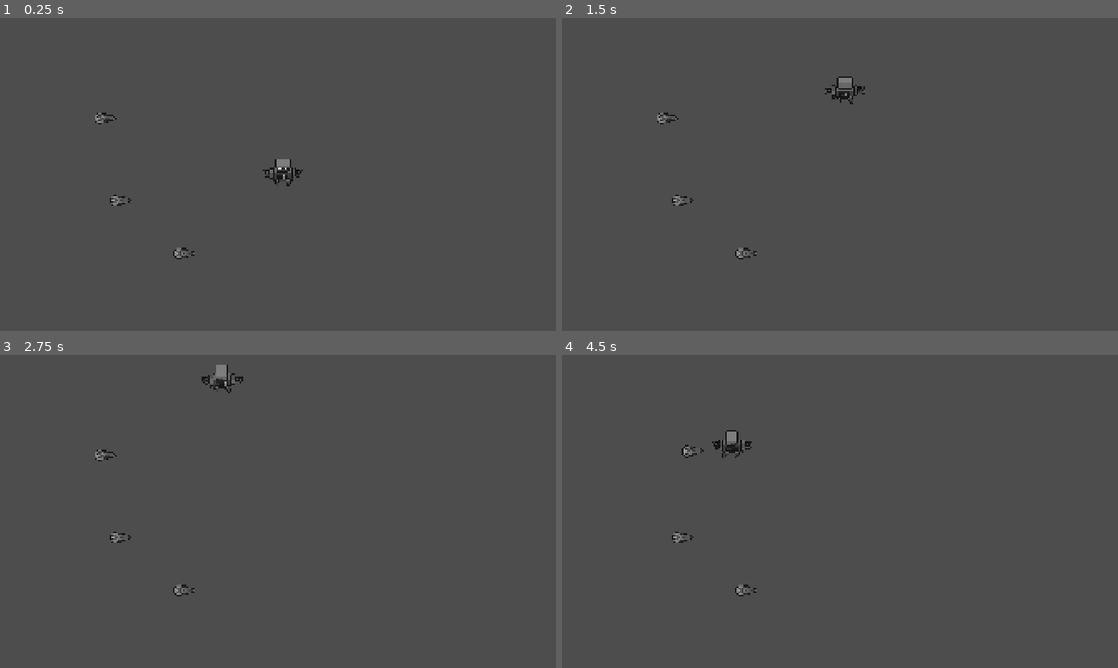
Above: before the commit, frames 1-4 (two rows, left to right).
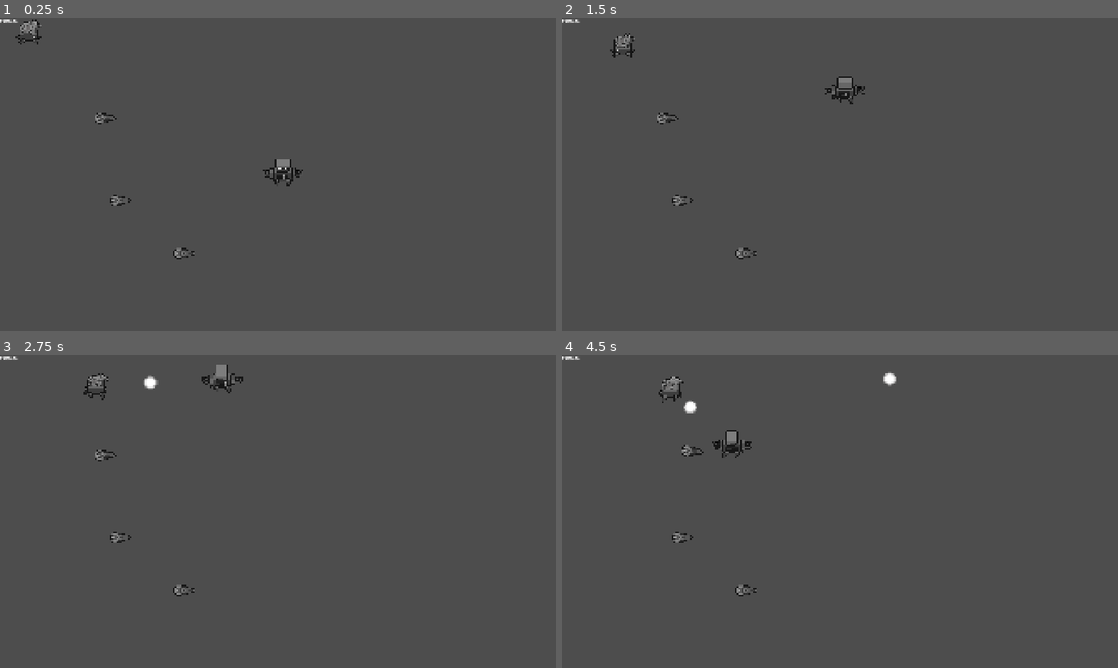
Above: after the commit, the same moments.

Repository: 20akshay00/CogInTheMachine
Game: Godot game, scene res://scenes/world.tscn
Two runs of this game, one before a commit and one after it. Both use one fixed random seed, a clock stepped at 60 frames per second and the inputs below.
Inputs (mouse positions are in pixels of both pictures, inside the frame that each line leads up to):
- Up to frame 1 (0.25 s): no input
- Up to frame 2 (1.5 s): move the mouse to (745, 252) at 0.52 s; press the mouse at (745, 252) at 0.53 s; hold W (up) from 0.53 s (still down); right-click (745, 252) at 0.8 s; move the mouse to (667, 118) at 1.27 s; release the mouse at (667, 118) at 1.28 s; right-click (667, 118) at 1.35 s
- Up to frame 3 (2.75 s): click (105, 455) at 1.55 s; move the mouse to (122, 536) at 2.02 s; release W (up) at 2.03 s; press the mouse at (122, 536) at 2.03 s; hold A (left) from 2.03 s (still down); right-click (122, 536) at 2.3 s
- Up to frame 4 (4.5 s): move the mouse to (867, 511) at 2.77 s; release the mouse at (867, 511) at 2.78 s; right-click (867, 511) at 2.85 s; click (867, 511) at 3.05 s; move the mouse to (756, 433) at 3.52 s; release A (left) at 3.53 s; hold S (down) 3.53-4.28 s; hold Right mouse button (attack_right_arm) 3.53-4.28 s; tap Space (switch_mode) at 3.6 s; move the mouse to (962, 495) at 4.27 s; hold D (right) from 4.28 s (still down); click (962, 495) at 4.35 s

The runs differ from the first frame. In frame 1, 0.2% of the frame differs, in the area x 0-8%, y 0-9%; in frame 2, 0.2%; in frame 3, 0.3%; in frame 4, 0.4%, in the area x 0-61%, y 0-33%.

Commit message:
add scrap bot

Diff:
--- /dev/null
+++ b/assets/shaders/flash.gdshader
@@ -0,0 +1,8 @@
+shader_type canvas_item;
+
+uniform float flash_intensity : hint_range(0, 1) = 0.0;
+
+void fragment() {
+    vec4 color = texture(TEXTURE, UV);
+    COLOR = vec4(mix(color.rgb, vec3(1.0), flash_intensity), color.a);
+}
--- a/project.godot
+++ b/project.godot
@@ -20,6 +20,7 @@
 window/size/viewport_width=1920
 window/size/viewport_height=1080
 window/stretch/mode="canvas_items"
+mouse_cursor/custom_image="uid://dxnnosx30t7t1"
 
 [global_group]
 
@@ -104,6 +105,14 @@
 ]
 }
 
+[layer_names]
+
+2d_physics/layer_1="Player"
+2d_physics/layer_2="Parts"
+2d_physics/layer_3="Scrapbots"
+2d_physics/layer_4="Environment"
+2d_physics/layer_5="Scrap"
+
 [physics]
 
 3d/physics_engine="Jolt Physics"
--- a/scenes/flameball.tscn
+++ b/scenes/flameball.tscn
@@ -62,6 +62,7 @@
 radius = 18.027756
 
 [node name="Flameball" type="Area2D" unique_id=1344423761]
+collision_mask = 5
 script = ExtResource("1_6ny8y")
 
 [node name="AnimatedSprite2D" type="AnimatedSprite2D" parent="." unique_id=97548118]
@@ -76,3 +77,5 @@
 [node name="Timer" type="Timer" parent="." unique_id=534827314]
 wait_time = 5.0
 one_shot = true
+
+[connection signal="area_entered" from="." to="." method="_on_area_entered"]
--- /dev/null
+++ b/scenes/hitbox.tscn
@@ -0,0 +1,8 @@
+[gd_scene format=3 uid="uid://kx7tq5qqnfno"]
+
+[ext_resource type="Script" uid="uid://dg8ddrji2p7q1" path="res://scripts/hitbox.gd" id="1_0vdsg"]
+
+[node name="Hitbox" type="Area2D" unique_id=923278192]
+collision_layer = 4
+collision_mask = 0
+script = ExtResource("1_0vdsg")
--- /dev/null
+++ b/scenes/projectile_variant_1.tscn
@@ -0,0 +1,22 @@
+[gd_scene format=3 uid="uid://dypm38oh11pqx"]
+
+[ext_resource type="Script" uid="uid://b242jcfelurm1" path="res://scripts/projectile_variant_1.gd" id="1_7v46p"]
+[ext_resource type="Texture2D" uid="uid://py533bi2bpno" path="res://assets/art/projectile_spritesheet_v1.png" id="2_6wefy"]
+
+[sub_resource type="CircleShape2D" id="CircleShape2D_c8fcr"]
+radius = 23.086792
+
+[node name="ProjectileVariant1" type="Area2D" unique_id=643401877]
+script = ExtResource("1_7v46p")
+
+[node name="Sprite2D" type="Sprite2D" parent="." unique_id=1401999053]
+scale = Vector2(3.5, 3.5)
+texture = ExtResource("2_6wefy")
+hframes = 2
+vframes = 2
+
+[node name="CollisionShape2D" type="CollisionShape2D" parent="." unique_id=693250380]
+shape = SubResource("CircleShape2D_c8fcr")
+
+[node name="Timer" type="Timer" parent="." unique_id=211098633]
+one_shot = true
--- /dev/null
+++ b/scenes/scrap.gd
@@ -0,0 +1,23 @@
+extends Area2D
+class_name Scrap
+
+var value: int = 1
+var _consumed: bool = false
+
+func consume() -> int:
+	if _consumed: return 0
+	_consumed = true
+
+	set_deferred("monitoring", false)
+	set_deferred("monitorable", false)
+
+	var tween = create_tween()
+	tween.tween_property(self, "modulate:a", 0.0, 0.4)
+	tween.tween_callback(queue_free)
+
+	return value
+
+func _on_body_entered(body: Node2D) -> void:
+	if body is Player:
+		body.collect_scrap(value)
+		consume()
--- /dev/null
+++ b/scenes/scrap.tscn
@@ -0,0 +1,21 @@
+[gd_scene format=3 uid="uid://dit1jnho2028h"]
+
+[ext_resource type="Script" uid="uid://c8aibd7o7ouob" path="res://scenes/scrap.gd" id="1_w44v5"]
+[ext_resource type="Texture2D" uid="uid://bhuc3jmgkdd3" path="res://assets/art/prototype_scraps_spritesheet_v3.png" id="1_wgfcx"]
+
+[sub_resource type="CircleShape2D" id="CircleShape2D_wgfcx"]
+radius = 24.020824
+
+[node name="Scrap" type="Area2D" unique_id=945725381]
+collision_layer = 16
+script = ExtResource("1_w44v5")
+
+[node name="Sprite2D" type="Sprite2D" parent="." unique_id=899993543]
+scale = Vector2(3.5, 3.5)
+texture = ExtResource("1_wgfcx")
+hframes = 4
+
+[node name="CollisionShape2D" type="CollisionShape2D" parent="." unique_id=20332870]
+shape = SubResource("CircleShape2D_wgfcx")
+
+[connection signal="body_entered" from="." to="." method="_on_body_entered"]
--- /dev/null
+++ b/scenes/scrap_bot.tscn
@@ -0,0 +1,40 @@
+[gd_scene format=3 uid="uid://co83mclp8nvh6"]
+
+[ext_resource type="Script" uid="uid://bpflghuqfok30" path="res://scripts/scrap_bot.gd" id="1_nfhjf"]
+[ext_resource type="Texture2D" uid="uid://din843em3i05s" path="res://assets/art/prototype_scrap_bot_spritesheet_v3.png" id="1_v4nj3"]
+[ext_resource type="PackedScene" uid="uid://dit1jnho2028h" path="res://scenes/scrap.tscn" id="2_lklk2"]
+[ext_resource type="PackedScene" uid="uid://dypm38oh11pqx" path="res://scenes/projectile_variant_1.tscn" id="2_m5x7h"]
+[ext_resource type="Shader" uid="uid://cwp1abw5dn1je" path="res://assets/shaders/flash.gdshader" id="4_x1kqi"]
+[ext_resource type="PackedScene" uid="uid://kx7tq5qqnfno" path="res://scenes/hitbox.tscn" id="5_xeykw"]
+
+[sub_resource type="ShaderMaterial" id="ShaderMaterial_bjg85"]
+shader = ExtResource("4_x1kqi")
+shader_parameter/flash_intensity = 0.0
+
+[sub_resource type="CircleShape2D" id="CircleShape2D_nfhjf"]
+radius = 35.014282
+
+[sub_resource type="CircleShape2D" id="CircleShape2D_xeykw"]
+radius = 34.0147
+
+[node name="ScrapBot" type="CharacterBody2D" unique_id=1842318705]
+collision_layer = 8
+collision_mask = 8
+script = ExtResource("1_nfhjf")
+projectile_scene = ExtResource("2_m5x7h")
+scrap_scene = ExtResource("2_lklk2")
+
+[node name="Sprite2D" type="Sprite2D" parent="." unique_id=311324283]
+material = SubResource("ShaderMaterial_bjg85")
+scale = Vector2(3.5, 3.5)
+texture = ExtResource("1_v4nj3")
+hframes = 9
+vframes = 4
+
+[node name="CollisionShape2D" type="CollisionShape2D" parent="." unique_id=1216242118]
+shape = SubResource("CircleShape2D_nfhjf")
+
+[node name="Hitbox" parent="." unique_id=923278192 instance=ExtResource("5_xeykw")]
+
+[node name="CollisionShape2D" type="CollisionShape2D" parent="Hitbox" unique_id=2074746955]
+shape = SubResource("CircleShape2D_xeykw")
--- a/scenes/world.tscn
+++ b/scenes/world.tscn
@@ -1,9 +1,28 @@
 [gd_scene format=3 uid="uid://daavq6gtbgm35"]
 
 [ext_resource type="PackedScene" uid="uid://dfy1a50hh2nvn" path="res://scenes/player.tscn" id="1_a02cp"]
+[ext_resource type="Script" uid="uid://c8jinok4hoijd" path="res://scripts/ui.gd" id="1_k0juu"]
+[ext_resource type="PackedScene" uid="uid://co83mclp8nvh6" path="res://scenes/scrap_bot.tscn" id="3_4wyf3"]
 [ext_resource type="PackedScene" uid="uid://y2lk4hqsaco" path="res://scenes/flamethrower_part.tscn" id="3_5a7ea"]
 
 [node name="World" type="Node2D" unique_id=1477460474]
+
+[node name="UI" type="CanvasLayer" parent="." unique_id=2086481064]
+script = ExtResource("1_k0juu")
+
+[node name="ScrapBar" type="TextureProgressBar" parent="UI" unique_id=367400674]
+offset_right = 40.0
+offset_bottom = 40.0
+
+[node name="LevelLabel" type="Label" parent="UI" unique_id=955043520]
+offset_right = 40.0
+offset_bottom = 23.0
+
+[node name="PowerLabel" type="Label" parent="UI" unique_id=1438134126]
+offset_right = 40.0
+offset_bottom = 23.0
+
+[node name="Scraps" type="Node2D" parent="." unique_id=2073898729]
 
 [node name="FlamethrowerPart" parent="." unique_id=266467883 instance=ExtResource("3_5a7ea")]
 position = Vector2(635, 812)
@@ -16,3 +35,6 @@
 
 [node name="Player" parent="." unique_id=1944946535 instance=ExtResource("1_a02cp")]
 position = Vector2(976, 526)
+
+[node name="ScrapBot" parent="." unique_id=1842318705 instance=ExtResource("3_4wyf3")]
+position = Vector2(73, 35)
--- a/scripts/ARM/flameball.gd
+++ b/scripts/ARM/flameball.gd
@@ -3,6 +3,7 @@
 var speed: float = 0.0
 var dying: bool = false
 
+var damage: int = 1
 @onready var anim: AnimatedSprite2D = $AnimatedSprite2D
 @onready var timer: Timer = $Timer
 
@@ -22,3 +23,9 @@
 func _on_anim_finished() -> void:
 	if anim.animation == "death":
 		queue_free()
+
+func _on_area_entered(area: Area2D) -> void:
+	if area is Hitbox:
+		area.take_damage(damage)
+		timer.stop()
+		_on_timeout()
--- a/scripts/ARM/flamethrower_part.gd
+++ b/scripts/ARM/flamethrower_part.gd
@@ -6,6 +6,7 @@
 @export var projectile_duration: float = 0.75
 @export var fire_rate: float = 0.5
 @export var barrel_length: float = 50.0
+@export var damage: int = 1
 
 @onready var fire_timer: Timer = $Timer
 
@@ -19,6 +20,7 @@
 
 	fire_timer.start()
 	var p = flameball_scene.instantiate()
+	p.damage = damage
 	get_tree().current_scene.add_child(p)
 
 	p.global_transform = global_transform
--- /dev/null
+++ b/scripts/hitbox.gd
@@ -0,0 +1,5 @@
+extends Area2D
+class_name Hitbox
+
+func take_damage(damage: int) -> void:
+	get_parent().take_damage(damage)
--- a/scripts/player.gd
+++ b/scripts/player.gd
@@ -1,11 +1,17 @@
 extends CharacterBody2D
 class_name Player
+
+signal stats_changed(current_scrap, goal_scrap, level, power)
+
+@export var power: int = 10
+@export var scrap_count: int = 0
+@export var upgrade_level: int = 0
+@export var scrap_to_level: int = 50
 
 @export var CONTROLLER_MODE = false
 @export var speed: float = 300.0
 @export var rotation_speed: float = 20.0
-@export var rotation_steps: int = 8
-@export var power: int = 10
+@export var rotation_steps: int = 16
 
 @onready var L_ARM: Node2D = $"L-ARM"
 @onready var R_ARM: Node2D = $"R-ARM"
@@ -20,6 +26,9 @@
 
 # closest part (or the one selected with mouse)
 var active_target: ARMPart = null
+
+func _ready() -> void:
+	stats_changed.emit(scrap_count, scrap_to_level, upgrade_level, power)
 
 func _physics_process(_delta: float) -> void:
 	velocity = Input.get_vector("left", "right", "up", "down") * speed
@@ -106,6 +115,18 @@
 	L_ARM.rotation = lerp_angle(L_ARM.rotation, round(l_target/step)*step, rotation_speed * delta)
 	R_ARM.rotation = lerp_angle(R_ARM.rotation, round(r_target/step)*step, rotation_speed * delta)
 
+func collect_scrap(amount: int) -> void:
+	scrap_count += amount
+	if scrap_count >= scrap_to_level:
+		_level_up()
+	stats_changed.emit(scrap_count, scrap_to_level, upgrade_level, power)
+
+func _level_up() -> void:
+	scrap_count -= scrap_to_level
+	upgrade_level += 1
+	power += 2
+	scrap_to_level = int(scrap_to_level * 1.2)
+
 func _on_pickup_area_area_entered(area: Area2D) -> void:
 	if area is ARMPart: area.on_entered_pickup_range()
 
--- /dev/null
+++ b/scripts/projectile_variant_1.gd
@@ -0,0 +1,21 @@
+extends Area2D
+
+var speed: float = 0.0
+var dying: bool = false
+
+@onready var timer: Timer = $Timer
+
+func _ready() -> void:
+	timer.timeout.connect(_on_timeout)
+
+func _process(delta: float) -> void:
+	if dying: return
+	global_position += Vector2.RIGHT.rotated(global_rotation) * speed * delta
+
+func _on_timeout() -> void:
+	if dying: return
+	dying = true
+
+	var tween = create_tween()
+	tween.tween_property(self, "modulate:a", 0.0, 0.3)
+	tween.tween_callback(queue_free)
--- /dev/null
+++ b/scripts/scrap_bot.gd
@@ -0,0 +1,107 @@
+extends CharacterBody2D
+class_name ScrapBot
+
+@export_range(0, 2) var variant: int = 0
+@export var speed: float = 120.0
+@export var stop_distance: float = 250.0
+@export var walk_animation_speed: float = 10.0
+@export var health: int = 3
+
+@export var projectile_scene: PackedScene
+@export var scrap_scene: PackedScene
+
+@onready var sprite: Sprite2D = $Sprite2D
+@onready var player: Player = get_tree().get_first_node_in_group("Player")
+
+var _walk_anim_timer: float = 0.0
+var _step_timer: float = 0.0
+var _fire_timer: float = 2.0
+var _is_stepping: bool = false
+var _scurry_dir: Vector2 = Vector2.ZERO
+var _is_dying: bool = false # FIXED: Was true in your snippet
+
+func _physics_process(delta: float) -> void:
+	if not player or _is_dying: return # FIXED: Guard added
+
+	_handle_robotic_movement(delta)
+	_handle_shooting(delta)
+	_play_walk_animation(delta)
+
+func _handle_robotic_movement(delta: float) -> void:
+	_step_timer -= delta
+	var dist = global_position.distance_to(player.global_position)
+
+	if _step_timer <= 0:
+		_is_stepping = !_is_stepping
+		_step_timer = randf_range(0.5, 1.0) if _is_stepping else 0.3
+
+		if _is_stepping and dist <= stop_distance:
+			var to_player = global_position.direction_to(player.global_position)
+			var angle_offset = randf_range(PI/3, PI) * (1 if randf() > 0.5 else -1)
+			_scurry_dir = to_player.rotated(angle_offset)
+
+	if _is_stepping:
+		if dist > stop_distance:
+			velocity = global_position.direction_to(player.global_position) * speed
+		else:
+			velocity = _scurry_dir * (speed * 0.8)
+	else:
+		velocity = velocity.move_toward(Vector2.ZERO, speed * 6 * delta)
+
+	move_and_slide()
+
+func _handle_shooting(delta: float) -> void:
+	_fire_timer -= delta
+	if _fire_timer <= 0:
+		_fire_timer = randf_range(2.0, 4.0)
+		_shoot()
+
+func _shoot() -> void:
+	if not projectile_scene: return
+	var p = projectile_scene.instantiate()
+	get_tree().current_scene.add_child(p)
+	p.global_position = global_position
+	p.global_rotation = global_position.direction_to(player.global_position).angle()
+	if "speed" in p: p.speed = 350.0
+
+func _play_walk_animation(delta: float) -> void:
+	var col: int = 0
+	if velocity.length() > 10.0:
+		_walk_anim_timer += delta * walk_animation_speed
+		col = 1 + (int(_walk_anim_timer) % 3)
+	else:
+		col = 0
+		_walk_anim_timer = 0.0
+
+	sprite.frame = (variant * sprite.hframes) + col
+
+func take_damage(amount: int) -> void:
+	if _is_dying: return
+	health -= amount
+	_hit_animation()
+	if health <= 0: _die()
+
+func _hit_animation() -> void:
+	var tween = create_tween()
+	sprite.material.set_shader_parameter("flash_intensity", 1.0)
+	tween.tween_property(sprite.material, "shader_parameter/flash_intensity", 0.0, 0.3)
+
+func _die() -> void:
+	_is_dying = true
+	velocity = Vector2.ZERO
+	collision_layer = 0
+	collision_mask = 0
+
+	await _play_death_animation()
+
+	if scrap_scene:
+		var s = scrap_scene.instantiate()
+		get_tree().current_scene.get_node("Scraps").add_child(s)
+		s.global_position = global_position
+
+	queue_free()
+
+func _play_death_animation() -> void:
+	for i in range(3, 9):
+		sprite.frame = (variant * sprite.hframes) + i
+		await get_tree().create_timer(0.2).timeout
--- /dev/null
+++ b/scripts/ui.gd
@@ -0,0 +1,16 @@
+extends CanvasLayer
+
+@onready var scrap_bar: TextureProgressBar = $ScrapBar
+@onready var level_label: Label = $LevelLabel
+@onready var power_label: Label = $PowerLabel
+
+func _ready() -> void:
+	var player = get_tree().get_first_node_in_group("Player")
+	if player:
+		player.stats_changed.connect(_on_player_stats_changed)
+
+func _on_player_stats_changed(current_scrap, goal_scrap, level, power) -> void:
+	scrap_bar.max_value = goal_scrap
+	scrap_bar.value = current_scrap
+	level_label.text = "LVL: " + str(level)
+	power_label.text = "PWR: " + str(power)
Binary file changed: assets/art/prototype_scrap_bot_spritesheet_v3.png
Binary file added: assets/art/ui/prototype_UI_background_v1.png
Not shown, added: assets/art/ui/prototype_UI_background_v1.png.import
Binary file added: assets/art/ui/prototype_UI_health_pipe_v1.png
Not shown, added: assets/art/ui/prototype_UI_health_pipe_v1.png.import
Binary file added: assets/art/ui/prototype_UI_large_pipe_v1.png
Not shown, added: assets/art/ui/prototype_UI_large_pipe_v1.png.import
Binary file added: assets/art/ui/prototype_UI_lightbulb_v1.png
Not shown, added: assets/art/ui/prototype_UI_lightbulb_v1.png.import
Binary file added: assets/art/ui/prototype_UI_rect_panel_v1.png
Not shown, added: assets/art/ui/prototype_UI_rect_panel_v1.png.import
Binary file added: assets/art/ui/prototype_cursor_v1.png
(and 13 more such lines)
